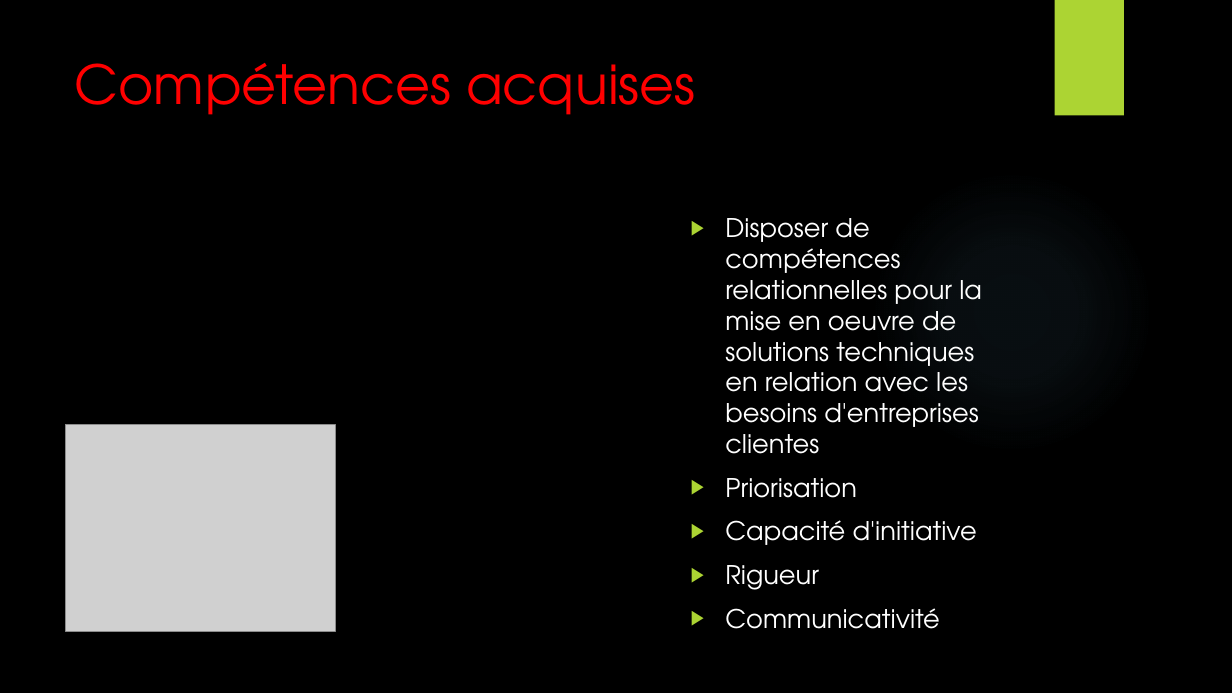
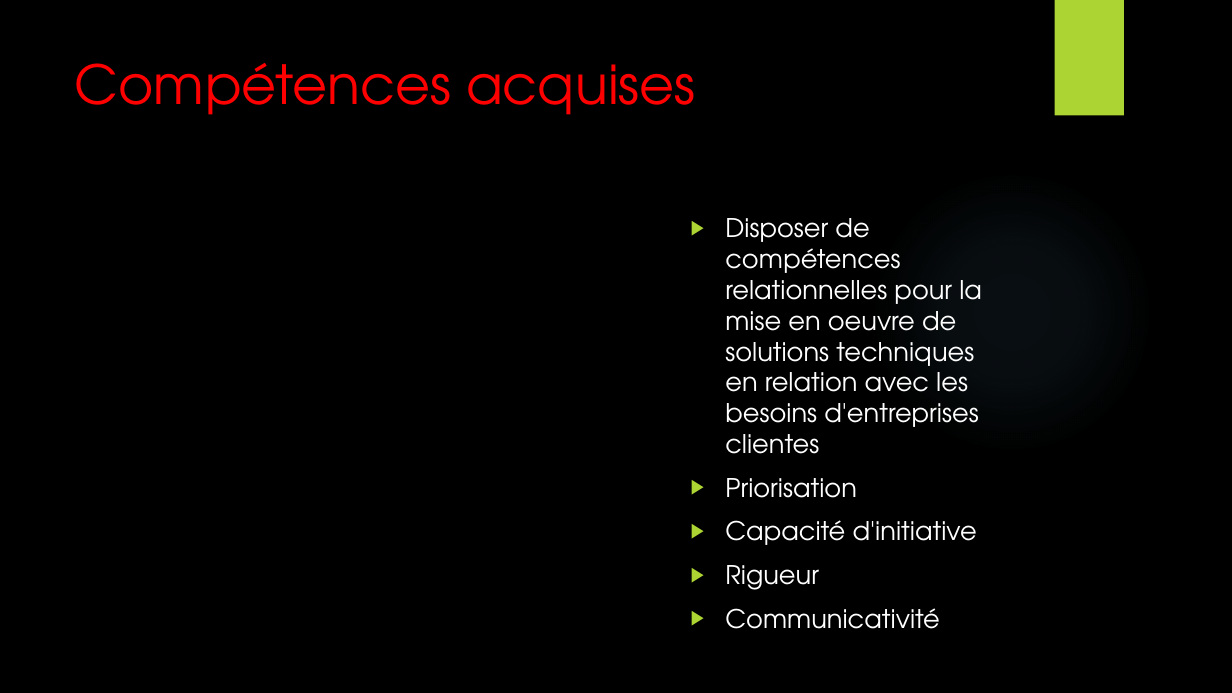
Before and after one commit to Amine372/veille_technologique, a slide deck: slide 4 of assets/televerssements/Amine NAKHIL.pptx. Drawn at 1232x693 pixels with LibreOffice and Linux fonts; fonts in the diff are those of the drawing; grey boxes stand for pictures; background and template pictures are left out. Boxes give left, top, right and bottom in pixels: in the first picture for what was removed or moved away, otherwise in the second. Text is boxed around its words. In the diff, an @@ line names an element or a change of style, - is before the commit and + after.

```diff
--- a/assets/televerssements/Amine NAKHIL.pptx
+++ b/assets/televerssements/Amine NAKHIL.pptx
@@ picture removed at bbox=[66, 425, 335, 632] @@
```
